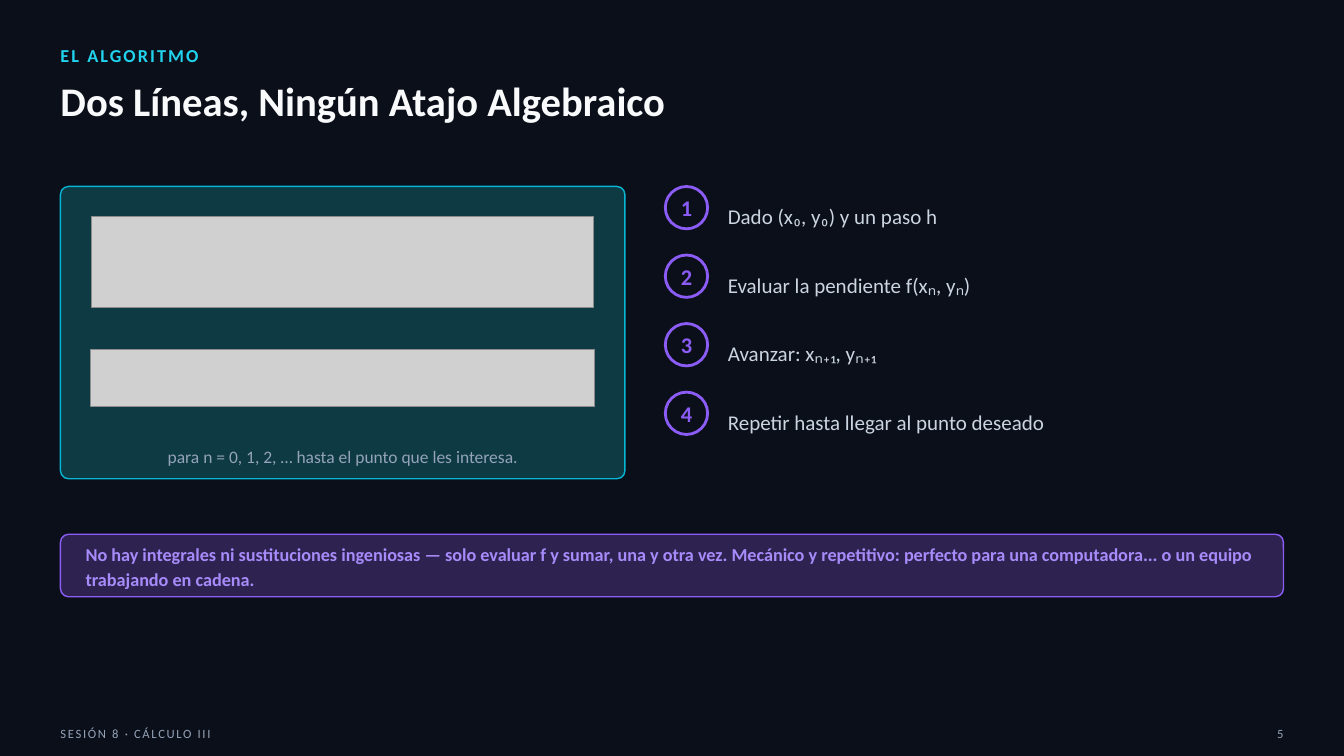
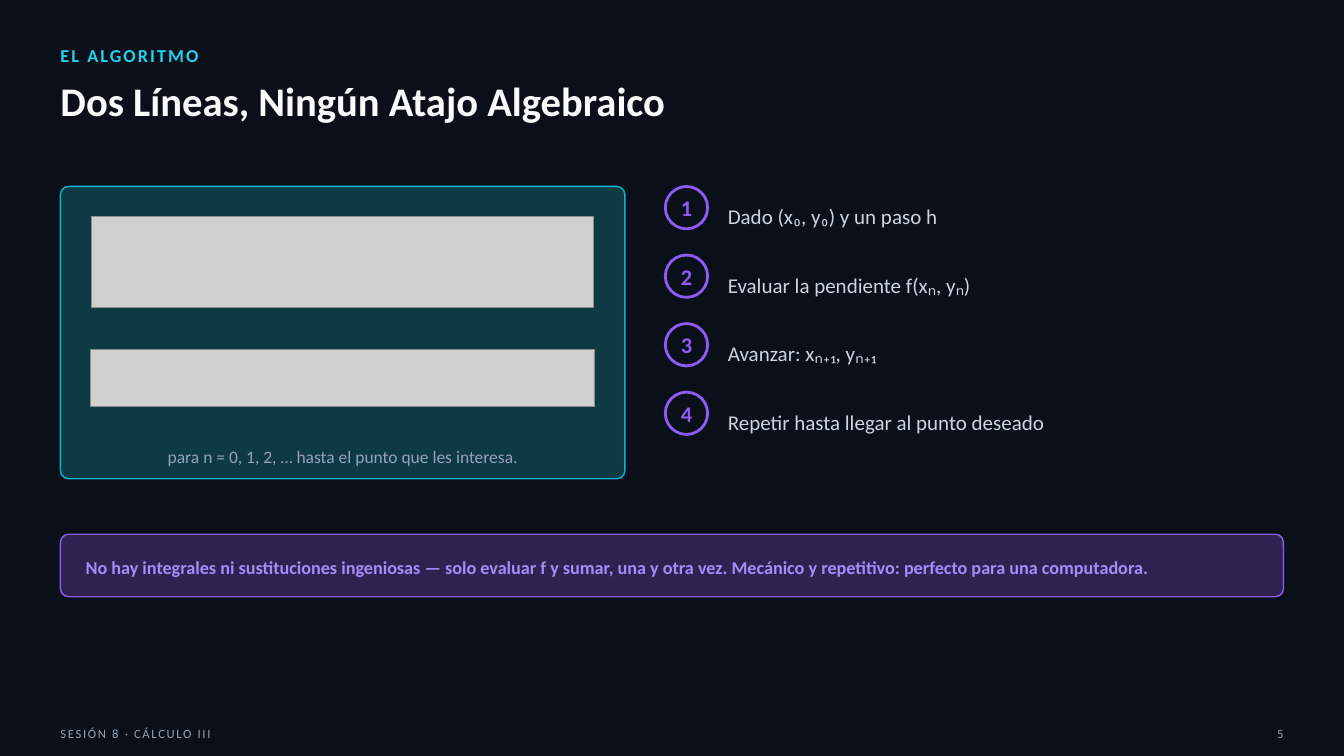
Before and after one commit to SernaEd/FirmsSimulationClass, a slide deck: slide 5 of sesion8/Sesion8_Metodo_de_Euler.pptx. Drawn at 1344x756 pixels with LibreOffice and Linux fonts; fonts in the diff are those of the drawing; grey boxes stand for pictures. Boxes give left, top, right and bottom in pixels: in the first picture for what was removed or moved away, otherwise in the second. Text is boxed around its words. In the diff, an @@ line names an element or a change of style, - is before the commit and + after.

```diff
--- a/sesion8/Sesion8_Metodo_de_Euler.pptx
+++ b/sesion8/Sesion8_Metodo_de_Euler.pptx
@@ text at [86,561,1148,577]: text changed @@
-No hay integrales ni sustituciones ingeniosas — solo evaluar f y sumar, una y otra vez. Mecánico y repetitivo: perfecto para una computadora... o un equipo trabajando en cadena.
+No hay integrales ni sustituciones ingeniosas — solo evaluar f y sumar, una y otra vez. Mecánico y repetitivo: perfecto para una computadora.
```
Also in this commit, not shown: 2 other slides changed, 2 other files.
